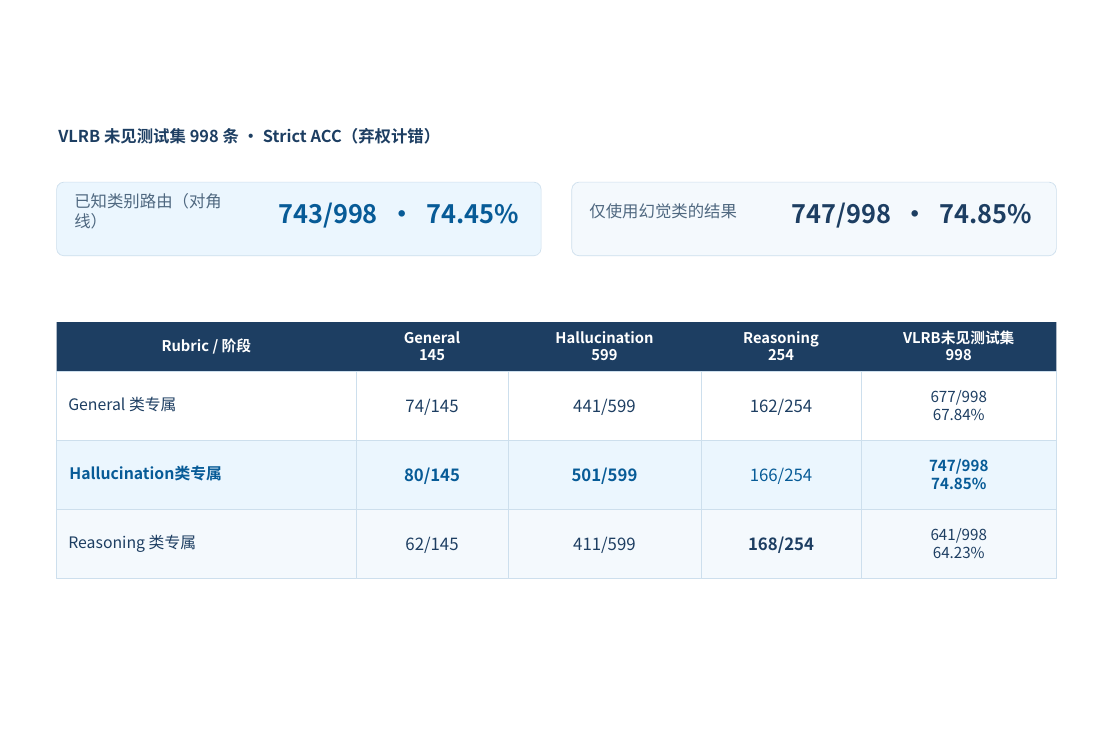
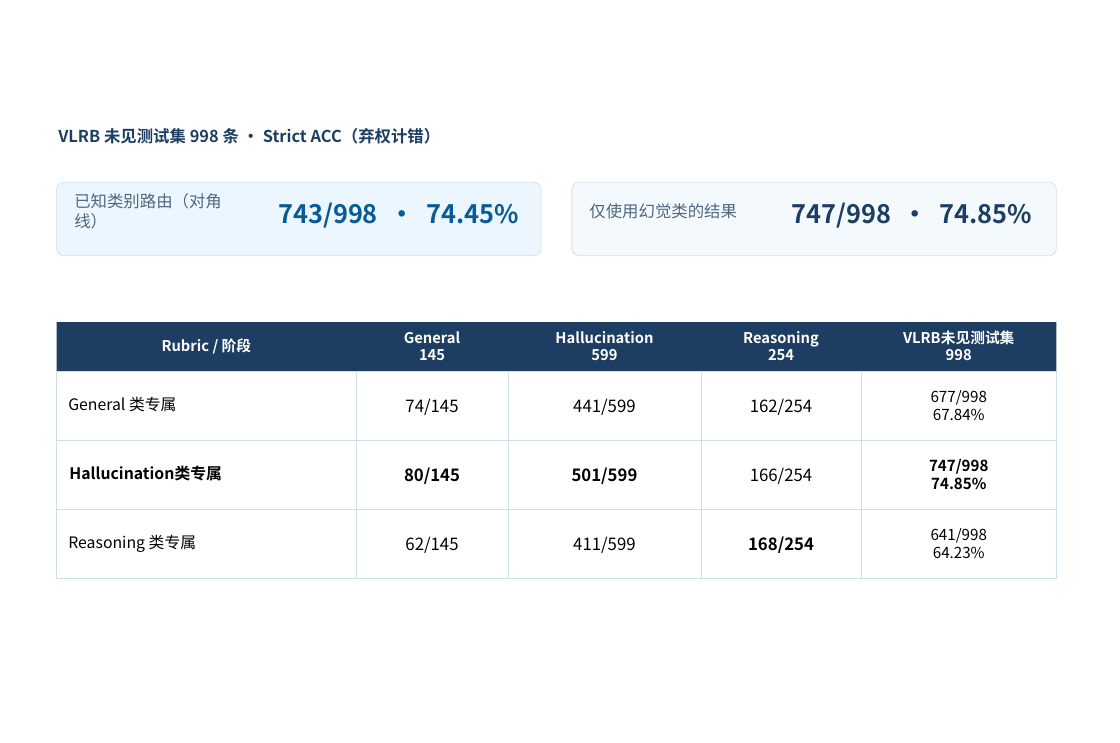
Before and after one commit to xiaoguaiwqx/02-Rubric, a slide deck: slide 16 of docs/experiments/subtree-local-reflection/framework.pptx. Drawn at 1120x743 pixels with LibreOffice and Linux fonts; fonts in the diff are those of the drawing; background and template pictures are left out. Boxes give left, top, right and bottom in pixels: in the first picture for what was removed or moved away, otherwise in the second. Text is boxed around its words. In the diff, an @@ line names an element or a change of style, - is before the commit and + after.

```diff
--- a/docs/experiments/subtree-local-reflection/framework.pptx
+++ b/docs/experiments/subtree-local-reflection/framework.pptx
@@ fill #FFFFFF to none in 5 elements at bbox=[57, 371, 356, 440], bbox=[356, 371, 508, 440], bbox=[508, 371, 701, 440], bbox=[701, 371, 861, 440], bbox=[861, 371, 1056, 440] @@
@@ fill #EBF6FE to none in 5 elements at bbox=[57, 440, 356, 509], bbox=[356, 440, 508, 509], bbox=[508, 440, 701, 509], bbox=[701, 440, 861, 509], bbox=[861, 440, 1056, 509] @@
@@ text colour #075B97 to #000000 in 5 elements at bbox=[69, 465, 222, 481], bbox=[404, 467, 460, 484], bbox=[572, 467, 638, 484], bbox=[750, 467, 812, 484], bbox=[929, 458, 988, 489] @@
@@ fill #F4F9FD to none in 5 elements at bbox=[57, 509, 356, 578], bbox=[356, 509, 508, 578], bbox=[508, 509, 701, 578], bbox=[701, 509, 861, 578], bbox=[861, 509, 1056, 578] @@
@@ text colour #1D3E62 to #000000 in 10 elements at bbox=[68, 396, 176, 412], bbox=[405, 398, 458, 415], bbox=[573, 398, 635, 415], bbox=[750, 398, 812, 415], bbox=[931, 390, 987, 421], bbox=[68, 534, 196, 552], bbox=[405, 536, 458, 553], bbox=[573, 536, 635, 553], bbox=[748, 536, 814, 553], bbox=[931, 528, 987, 559] @@
```
Also in this commit, not shown: 4 other slides changed, 1 slide added, 1 slide removed, 3 other files.
